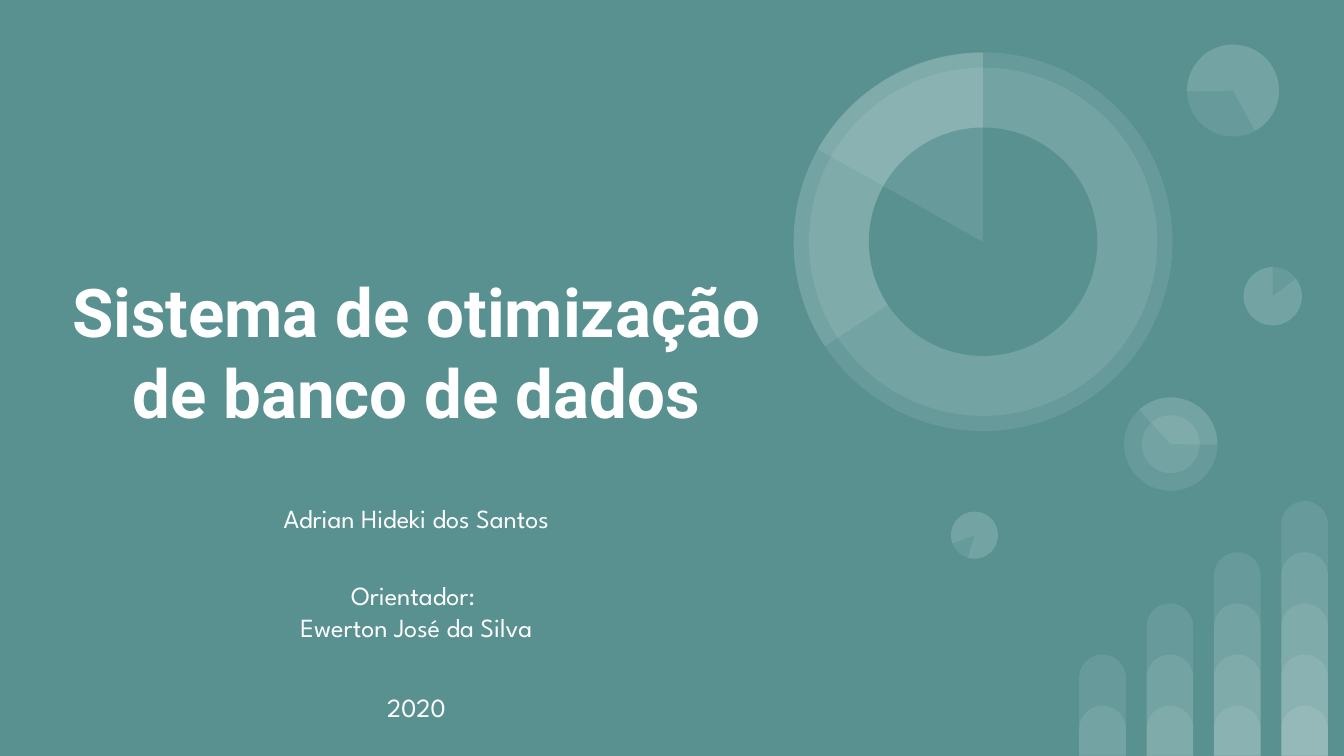
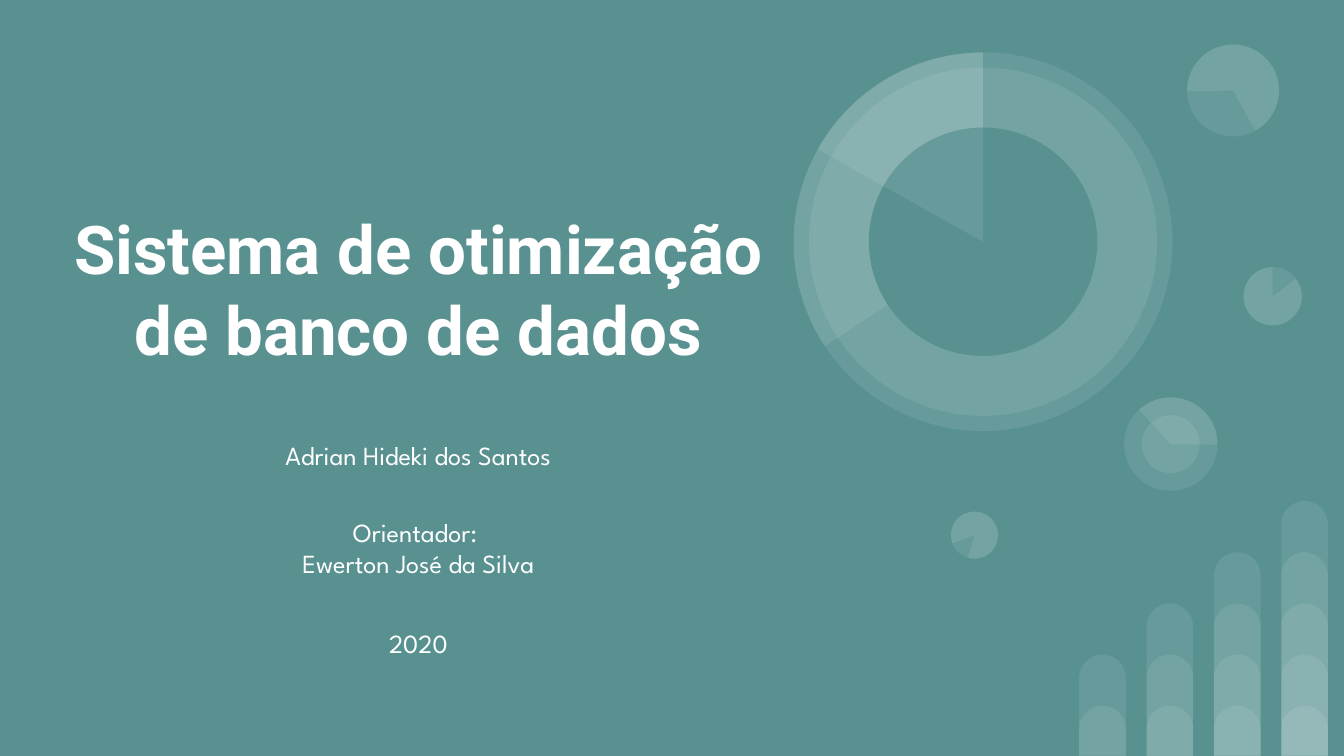
Before and after one commit to adrianhideki/sindex, a slide deck: slide 1 of docs/Apresentação TCC.pptx. Drawn at 1344x756 pixels with LibreOffice and Linux fonts; fonts in the diff are those of the drawing. Boxes give left, top, right and bottom in pixels: in the first picture for what was removed or moved away, otherwise in the second. Text is boxed around its words. In the diff, an @@ line names an element or a change of style, - is before the commit and + after.

```diff
--- a/docs/Apresentação TCC.pptx
+++ b/docs/Apresentação TCC.pptx
@@ title "Sistema de otimização de banco ...": place and size @@
-title "Sistema de otimização de banco ..." at bbox=[72, 286, 761, 419]
+title "Sistema de otimização de banco ..." at bbox=[74, 223, 763, 356]
@@ subtitle "Adrian Hideki dos Santos": place and size @@
-subtitle "Adrian Hideki dos Santos" at bbox=[284, 510, 549, 529]
+subtitle "Adrian Hideki dos Santos" at bbox=[285, 447, 551, 466]
@@ text "Orientador:": place and size @@
-text "Orientador:" at bbox=[300, 587, 532, 638]
+text "Orientador:" at bbox=[302, 524, 534, 574]
@@ text "2020": place and size @@
-text "2020" at bbox=[387, 699, 446, 718]
+text "2020" at bbox=[389, 635, 448, 654]
```
Also in this commit, not shown: 3 other files.
